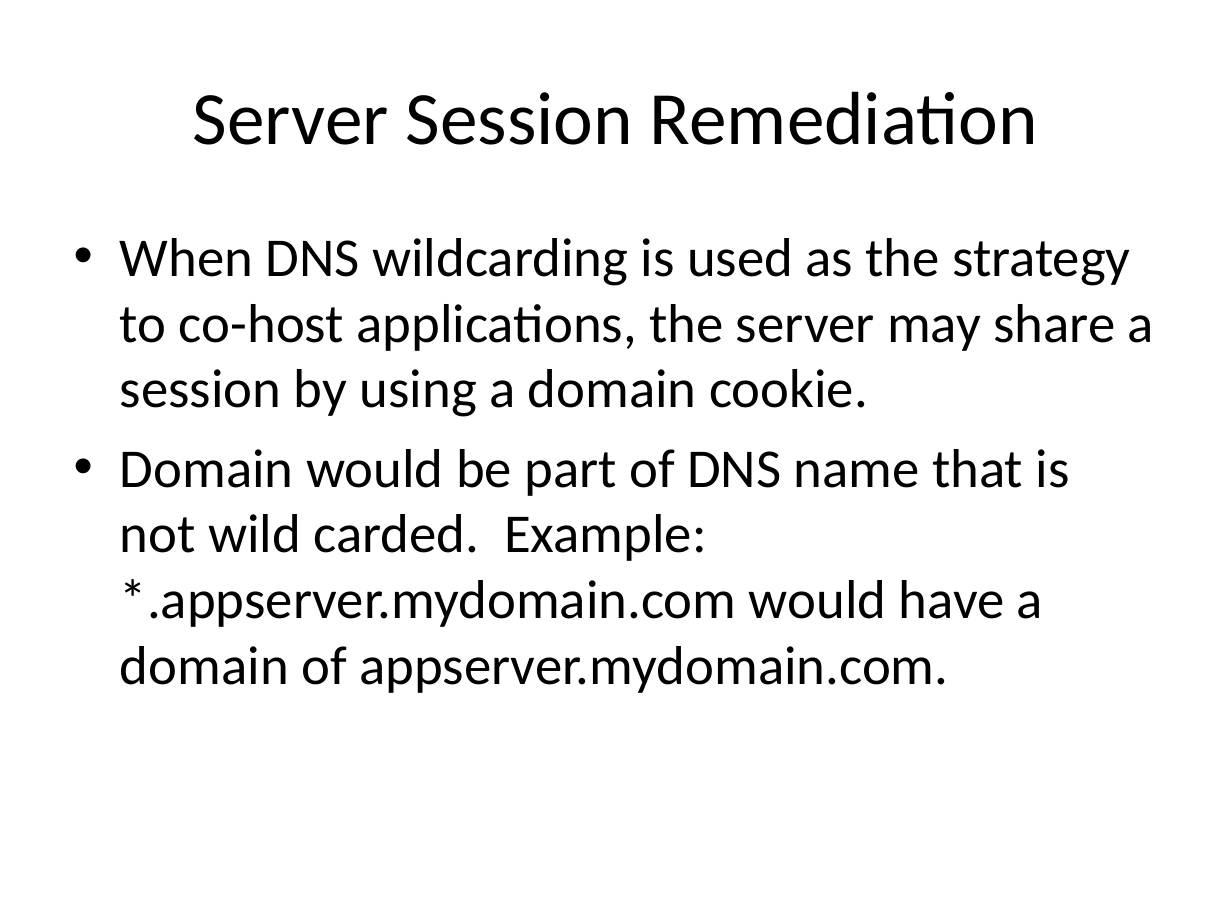
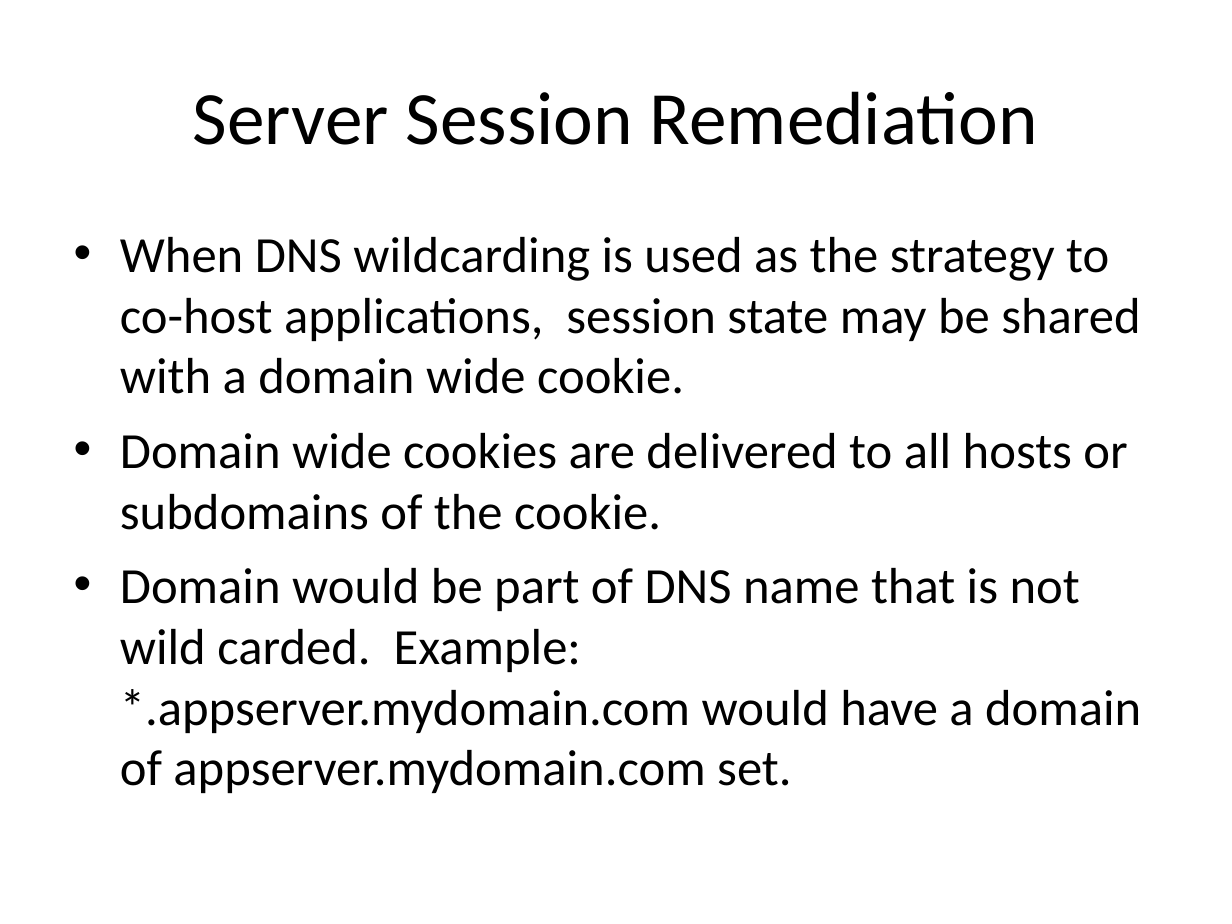
Before and after one commit to EdCharbeneau/CodePaLOUsa, a slide deck: slide 14 of 2013/LocalStorageSecurity/LocalStoragePresentation.ppt (slide 12 before the commit). Drawn at 1232x924 pixels with LibreOffice and Linux fonts; fonts in the diff are those of the drawing. Boxes give left, top, right and bottom in pixels: in the first picture for what was removed or moved away, otherwise in the second. Text is boxed around its words. In the diff, an @@ line names an element or a change of style, - is before the commit and + after.

```diff
--- a/2013/LocalStorageSecurity/LocalStoragePresentation.ppt
+++ b/2013/LocalStorageSecurity/LocalStoragePresentation.ppt
@@ text at box(120, 237, 1141, 793): text changed; size 32 to 29.6 pt @@
-• When DNS wildcarding is used as the strategy to co-host applications, the server may share a session by using a domain cookie.
-• Domain would be part of DNS name that is not wild carded. Example: *.appserver.mydomain.com would have a domain of appserver.mydomain.com.
+• When DNS wildcarding is used as the strategy to co-host applications, session state may be shared with a domain wide cookie.
+• Domain wide cookies are delivered to all hosts or subdomains of the cookie.
+• Domain would be part of DNS name that is not wild carded. Example: *.appserver.mydomain.com would have a domain of appserver.mydomain.com set.
```
Also in this commit, not shown: 9 other slides changed, 2 slides added.
